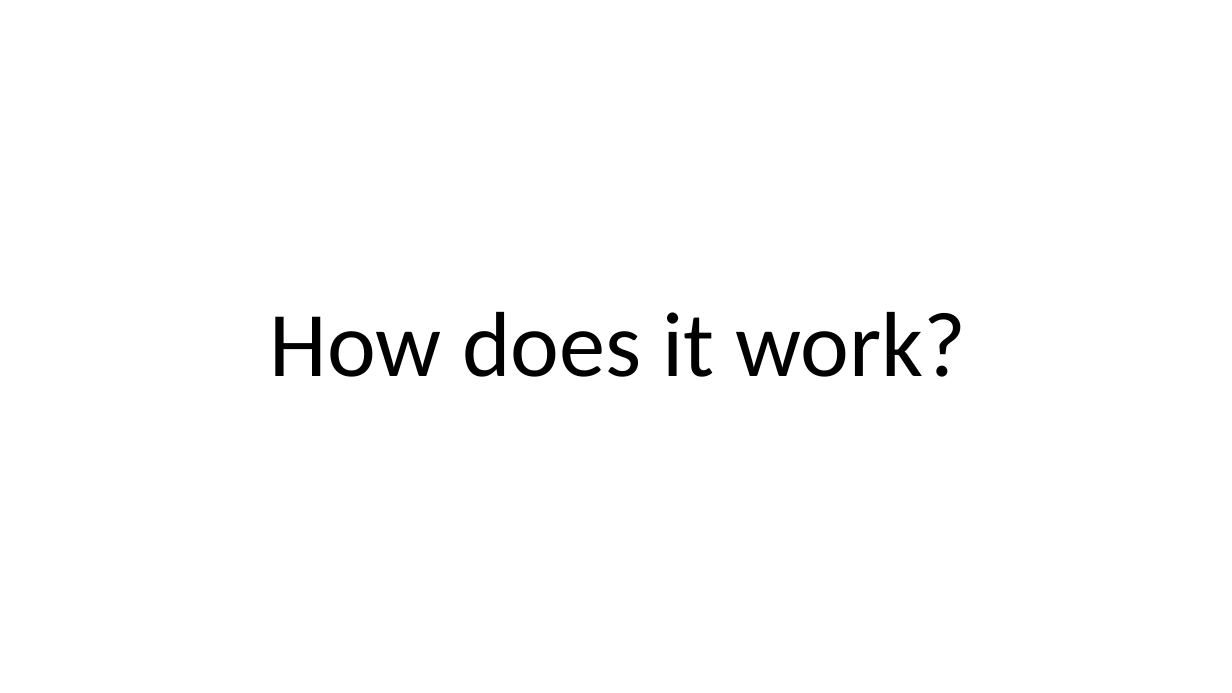
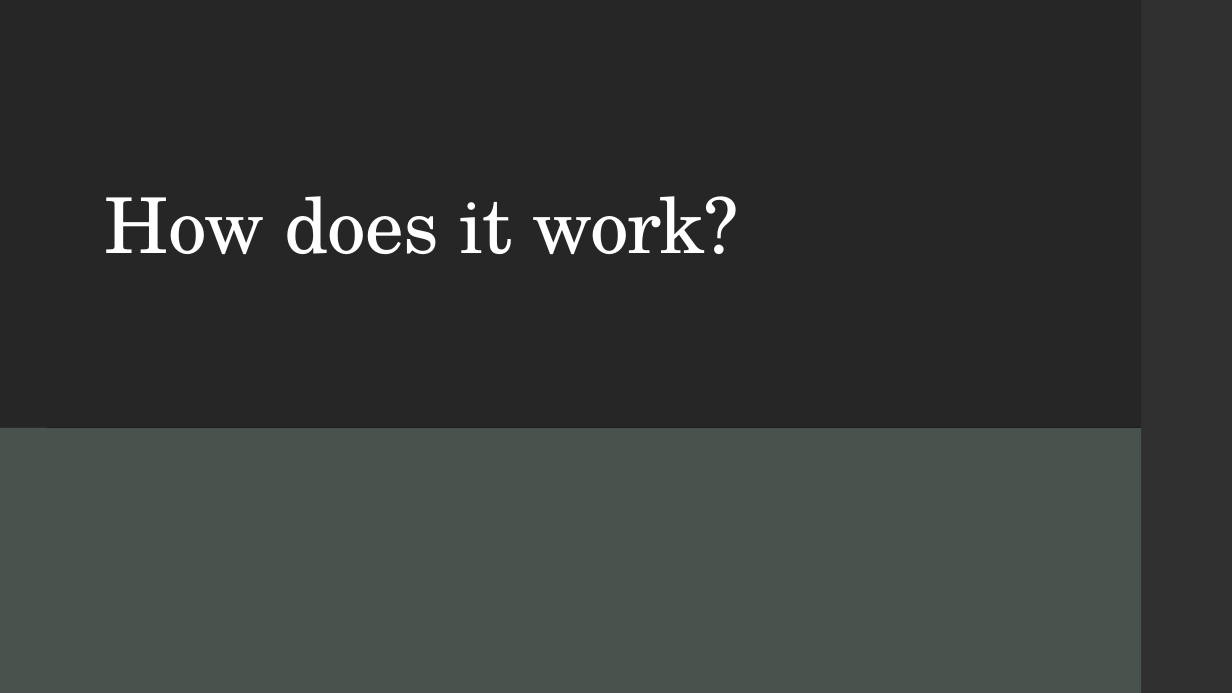
Before and after one commit to P0w3rChi3f/JEA-Just-Enough-Admin, a slide deck: slide 8 of Docs/PowerShell JEA.pptx. Drawn at 1232x693 pixels with LibreOffice and Linux fonts; fonts in the diff are those of the drawing; background and template pictures are left out. Boxes give left, top, right and bottom in pixels: in the first picture for what was removed or moved away, otherwise in the second. Text is boxed around its words. In the diff, an @@ line names an element or a change of style, - is before the commit and + after.

```diff
--- a/Docs/PowerShell JEA.pptx
+++ b/Docs/PowerShell JEA.pptx
@@ background #FFFFFF to #000000 @@
@@ rectangle added at (0,0,46,693), fill #303030 @@
@@ rectangle added at (0,0,1141,428), fill #262626 @@
@@ rectangle added at (1141,0,1232,693), fill #303030 @@
@@ text "How does it work?": place and size @@
-text "How does it work?" at (270,312,967,377)
+text "How does it work?" at (105,196,739,254)
@@ text "How does it work?" at (105,196,739,254): size 72 to 60 pt, font Calibri to TeX Gyre Schola, text colour #000000 to #FFFFFF, letter spacing 0 to -0.5 pt; alignment centre to left; line spacing 0.9 to 0.85; less space between paragraphs @@
@@ rectangle added at (0,428,1141,693), fill #47534C @@
```
Also in this commit, not shown: 16 other slides changed, 2 slides added, 2 slides removed, 1 other file.
